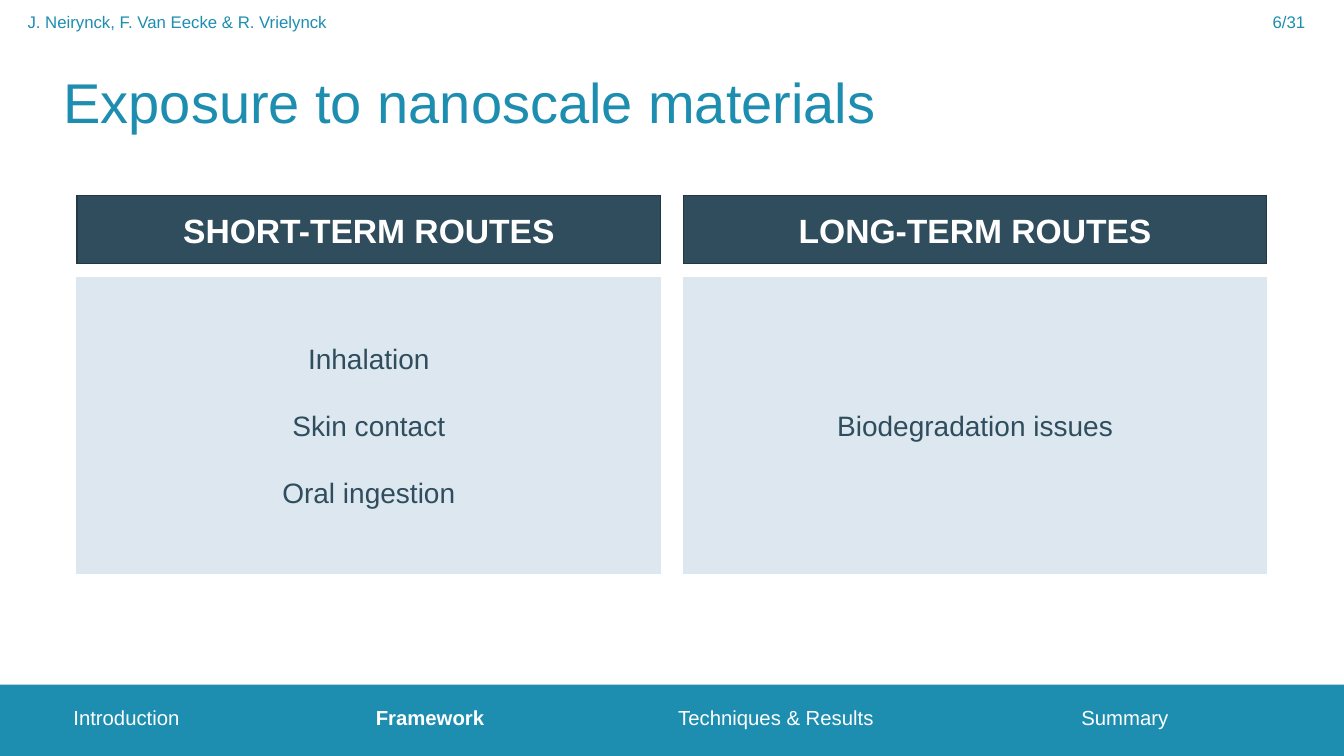
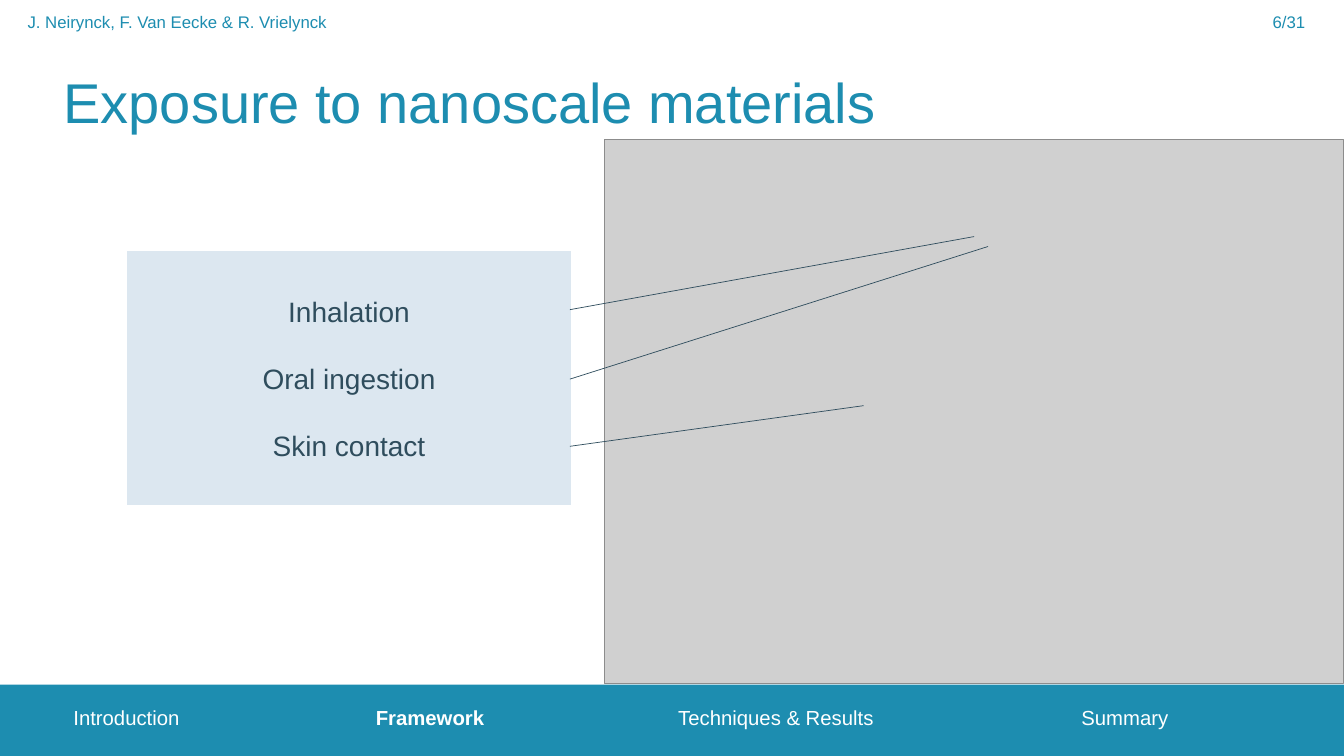
Before and after one commit to FrederikVanEecke/PresentationClusters, a slide deck: slide 6 of NanoparticleToxicity.pptx. Drawn at 1344x756 pixels with LibreOffice and Linux fonts; fonts in the diff are those of the drawing; grey boxes stand for pictures; background and template pictures are left out. Boxes give left, top, right and bottom in pixels: in the first picture for what was removed or moved away, otherwise in the second. Text is boxed around its words. In the diff, an @@ line names an element or a change of style, - is before the commit and + after.

```diff
--- a/NanoparticleToxicity.pptx
+++ b/NanoparticleToxicity.pptx
@@ picture added at (605, 140, 1344, 684) @@
@@ rectangle removed at (78, 196, 661, 264) @@
-SHORT-TERM ROUTES
@@ rectangle removed at (684, 196, 1267, 264) @@
-LONG-TERM ROUTES
@@ line added from (570, 310) to (974, 237), #2F4D5D 0.5 pt @@
@@ rectangle "Inhalation": place and size @@
-rectangle "Inhalation" at (78, 277, 661, 574)
+rectangle "Inhalation" at (128, 252, 570, 505)
@@ line added from (570, 379) to (988, 247), #2F4D5D 0.5 pt @@
@@ rectangle removed at (684, 277, 1267, 574) @@
-Biodegradation issues
@@ text in rectangle at (263, 368, 435, 394): paragraph added @@
+Oral ingestion
@@ line added from (570, 447) to (864, 405), #2F4D5D 0.5 pt @@
@@ text in rectangle at (282, 482, 455, 509): paragraph removed @@
-Oral ingestion
```
Also in this commit, not shown: 1 other slide changed, 5 slides added.
